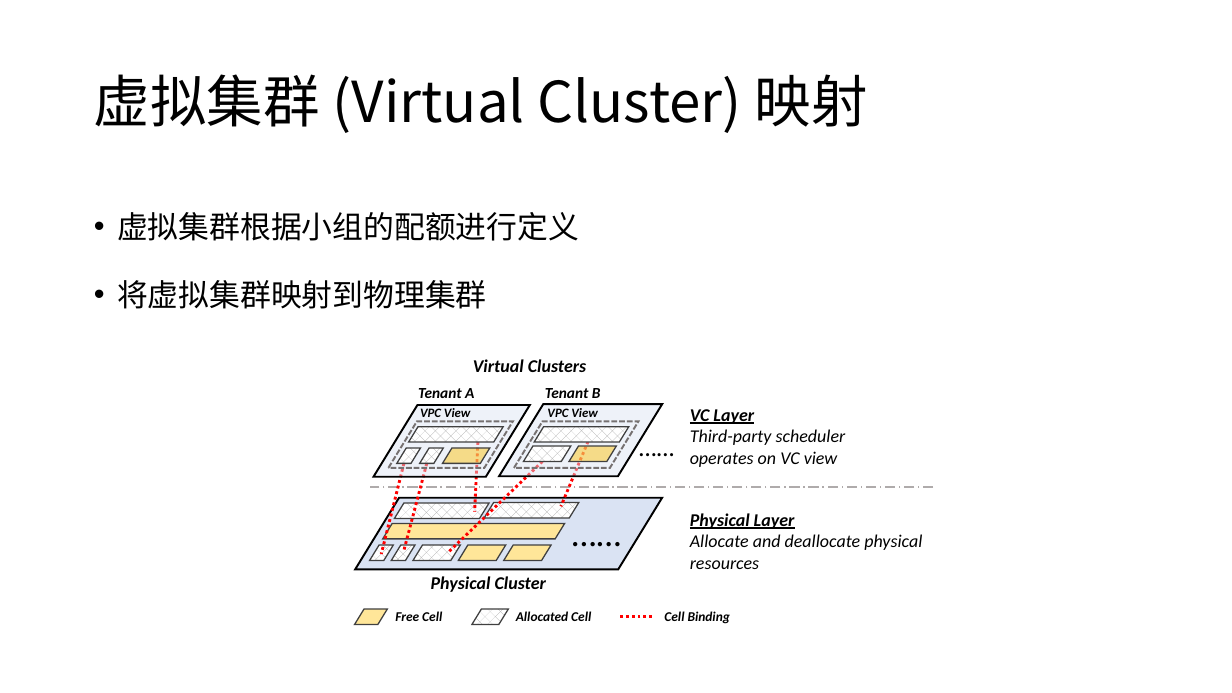
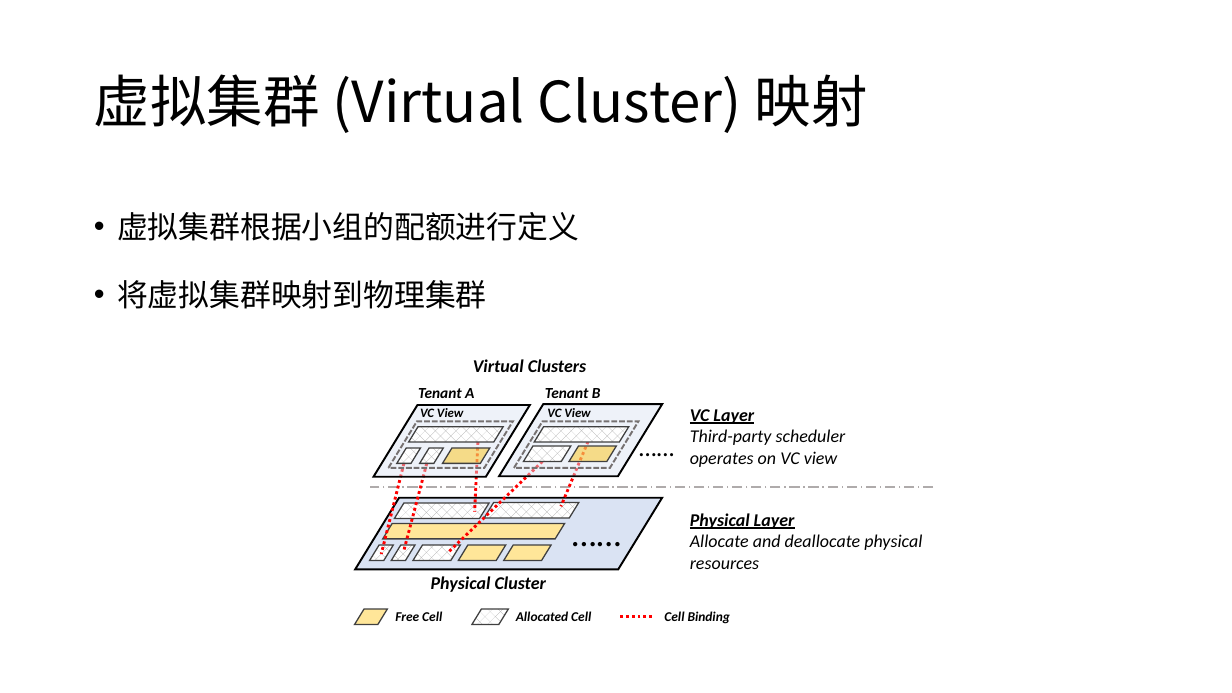
Before and after one commit to microsoft/AI-System, a slide deck: slide 31 of Lectures/BasicTopics/SystemforAI-7-Platform.ppsx. Drawn at 1232x693 pixels with LibreOffice and Linux fonts; fonts in the diff are those of the drawing. Boxes give left, top, right and bottom in pixels: in the first picture for what was removed or moved away, otherwise in the second. Text is boxed around its words. In the diff, an @@ line names an element or a change of style, - is before the commit and + after.

```diff
--- a/Lectures/BasicTopics/SystemforAI-7-Platform.ppsx
+++ b/Lectures/BasicTopics/SystemforAI-7-Platform.ppsx
@@ text at <box>420,408,463,421</box>: text changed @@
-VPC View
+VC View
@@ text at <box>547,408,590,421</box>: text changed @@
-VPC View
+VC View
```
Also in this commit, not shown: 5 other slides changed, 1 slide added, 4 other files.
